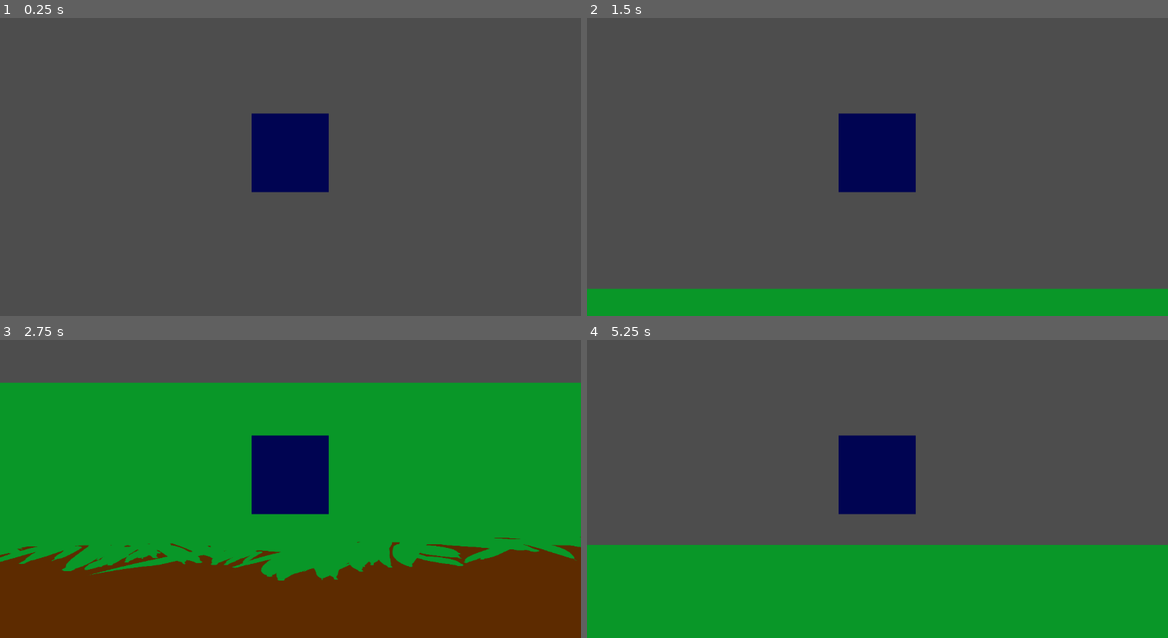
Above: before the commit, frames 1-4 (two rows, left to right).
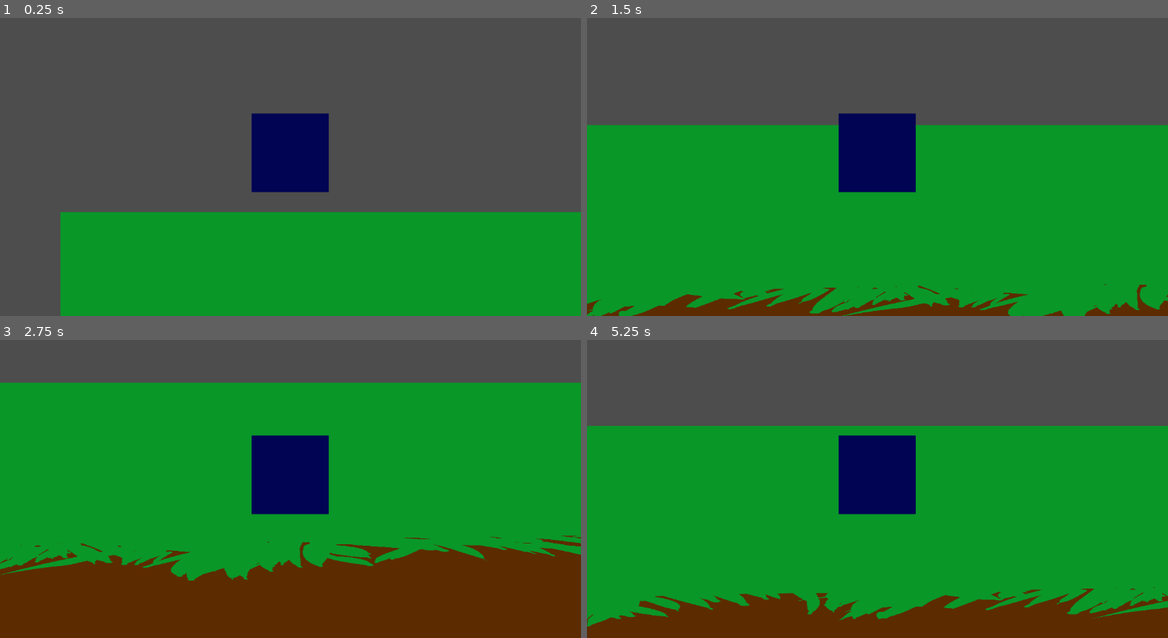
Above: after the commit, the same moments.

Repository: BoddanB/game_jam_charm
Game: Godot game, scene res://world.tscn
Same seed, same stepped clock (60 frames per second), same inputs: the game is played once before the commit and once after it.
Inputs:
- Up to frame 1 (0.25 s): no input
- Up to frame 2 (1.5 s): hold D (player_right) from 0.53 s (still down); tap Space (player_jump) at 0.77 s
- Up to frame 3 (2.75 s): tap Space (player_jump) at 1.52 s; release D (player_right) at 2.03 s; hold A (player_left) from 2.03 s (still down)
- Up to frame 4 (5.25 s): release A (player_left) at 2.78 s; hold D (player_right) 2.78-4.28 s; tap Space (player_jump) at 3.02, 3.77, 4.52 s; hold A (player_left) 4.28-5.03 s; hold D (player_right) from 5.03 s (still down)

The runs differ from the first frame. In frame 1, 31% of the frame differs, in the area x 10-100%, y 65-100%; in frame 2, 56%, in the area x 0-100%, y 35-100%; in frame 3, 3.8%; in frame 4, 48%.

Commit message:
Added enemy placeholder and applied simple following instructions on how to follow the player

Diff:
--- /dev/null
+++ b/enemy/enemy.gd
@@ -0,0 +1,45 @@
+extends CharacterBody2D
+
+
+const SPEED = 30.0
+const JUMP_VELOCITY = -400.0
+
+var follow_player = false
+var player = null
+
+# Get the gravity from the project settings to be synced with RigidBody nodes.
+var gravity = ProjectSettings.get_setting("physics/2d/default_gravity")
+
+
+func _physics_process(delta):
+	# Apply the gravity.
+	apply_gravity(delta)
+	# Chase the player if in vicinity.
+	chase()
+
+	move_and_slide()
+
+func flip_animation(playerPosition: float):
+	if playerPosition < 0:
+		pass #Flip the animation to the left.
+	else:
+		pass #Flip the animation to the right.
+
+func chase():
+	if follow_player:
+		position += (player.position - position) / SPEED
+		#To play the animation add it here.
+	else:
+		pass #Play an idle animation or something similar.
+
+func apply_gravity(delta):
+	if not is_on_floor():
+		velocity.y += gravity * delta
+
+func _on_detection_area_body_exited(body:Node2D):
+	player = null
+	follow_player = false
+
+func _on_detection_area_body_entered(body:Node2D):
+	player = body
+	follow_player = true
--- /dev/null
+++ b/enemy/enemy.tscn
@@ -0,0 +1,35 @@
+[gd_scene load_steps=5 format=3 uid="uid://r28fp8cvafba"]
+
+[ext_resource type="Texture2D" uid="uid://c5dc27khdpl1r" path="res://enemy/enemy_body.png" id="1_6ixog"]
+[ext_resource type="Script" path="res://enemy/enemy.gd" id="1_dhpgi"]
+
+[sub_resource type="CapsuleShape2D" id="CapsuleShape2D_ttyn2"]
+radius = 79.0
+height = 160.0
+
+[sub_resource type="CapsuleShape2D" id="CapsuleShape2D_d086w"]
+height = 56.0
+
+[node name="enemy" type="CharacterBody2D"]
+script = ExtResource("1_dhpgi")
+
+[node name="Sprite2D" type="Sprite2D" parent="."]
+position = Vector2(1, -0.749939)
+scale = Vector2(0.00260417, 0.0126157)
+texture = ExtResource("1_6ixog")
+
+[node name="detectionArea" type="Area2D" parent="."]
+position = Vector2(-1, -1)
+collision_layer = 2
+collision_mask = 2
+
+[node name="CollisionShape2D" type="CollisionShape2D" parent="detectionArea"]
+position = Vector2(2.00003, -0.75)
+shape = SubResource("CapsuleShape2D_ttyn2")
+
+[node name="CollisionShape2D" type="CollisionShape2D" parent="."]
+position = Vector2(1.00003, 0.25)
+shape = SubResource("CapsuleShape2D_d086w")
+
+[connection signal="body_entered" from="detectionArea" to="." method="_on_detection_area_body_entered"]
+[connection signal="body_exited" from="detectionArea" to="." method="_on_detection_area_body_exited"]
--- a/world.tscn
+++ b/world.tscn
@@ -1,11 +1,15 @@
-[gd_scene load_steps=3 format=3 uid="uid://c4ekavdyfj6pr"]
+[gd_scene load_steps=4 format=3 uid="uid://c4ekavdyfj6pr"]
 
 [ext_resource type="PackedScene" uid="uid://6q25tg1eywih" path="res://ground_basic.tscn" id="1_uckjd"]
 [ext_resource type="PackedScene" uid="uid://dycj2gvl83n0f" path="res://Player/player.tscn" id="2_ww7j6"]
+[ext_resource type="PackedScene" uid="uid://r28fp8cvafba" path="res://enemy/enemy.tscn" id="3_yri8t"]
 
 [node name="world" type="Node2D"]
 
 [node name="ground_basic" parent="." instance=ExtResource("1_uckjd")]
 
 [node name="player" parent="." instance=ExtResource("2_ww7j6")]
-position = Vector2(32, 30)
+position = Vector2(75, 450)
+
+[node name="enemy" parent="." instance=ExtResource("3_yri8t")]
+position = Vector2(628, 124)
Binary file added: enemy/enemy_body.png
Not shown, added: enemy/enemy_body.png.import
